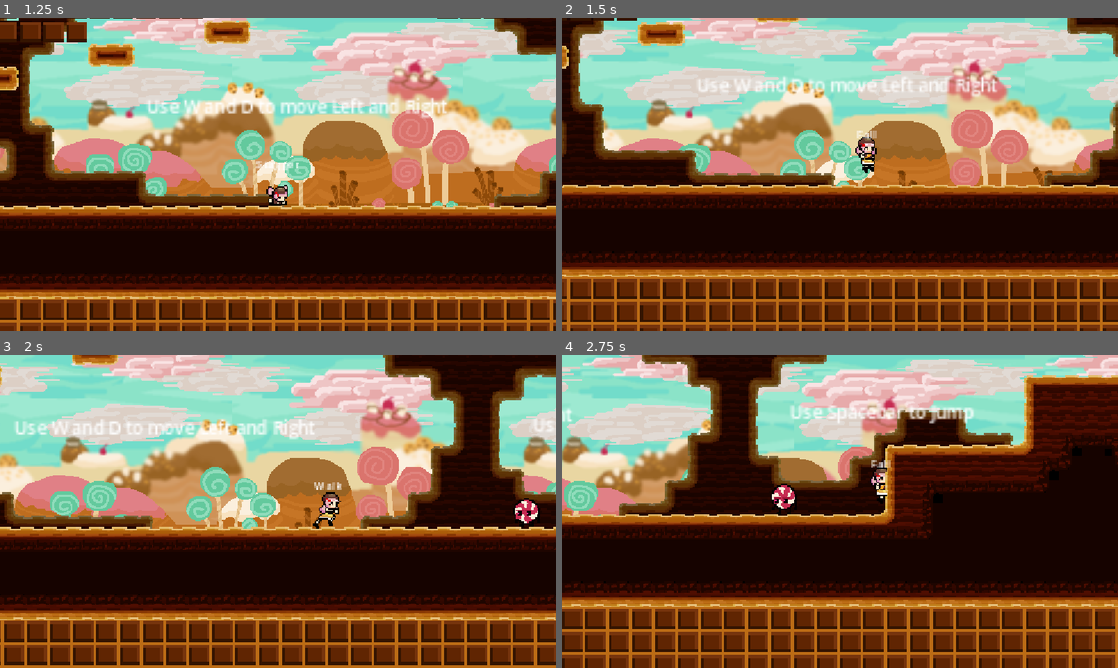
Above: before the commit, frames 1-4 (two rows, left to right).
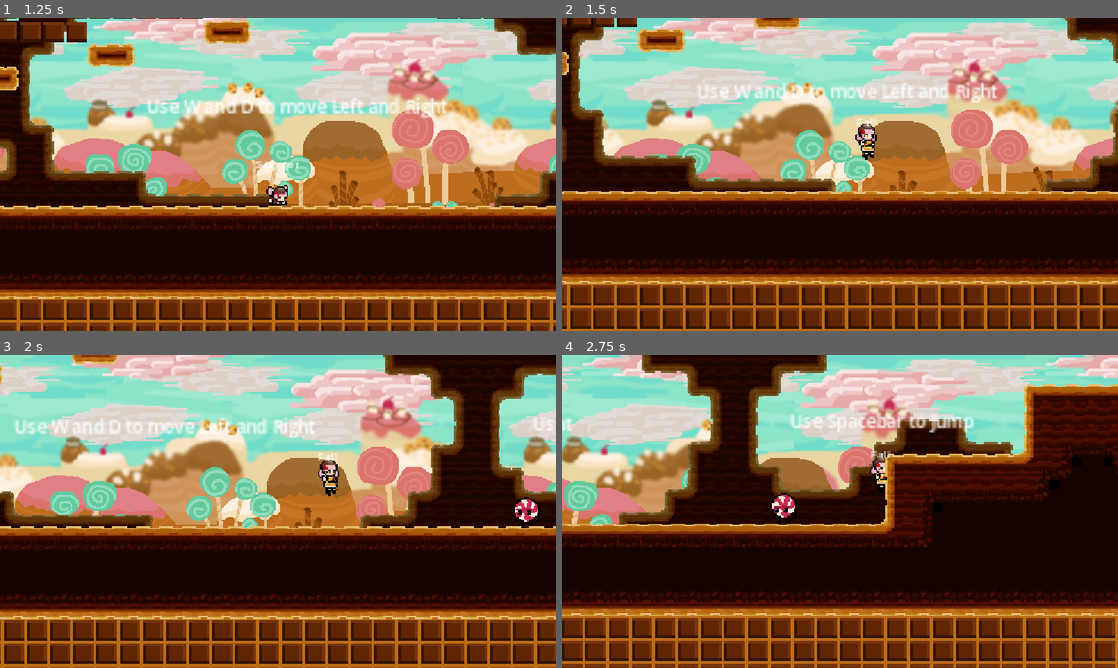
Above: after the commit, the same moments.

Repository: zowlorin/kuki-game
Game: Godot game, scene res://menus/main_menu.tscn
The game is run twice, just before and just after one commit, with the same random seed, the same clock (stepped at 60 frames per second) and the same inputs.
Inputs (mouse positions are in pixels of both pictures, inside the frame that each line leads up to):
- Up to frame 1 (1.25 s): click "play" at 0.5 s
- Up to frame 2 (1.5 s): move the mouse to (962, 158) at 1.27 s; hold D (move_right) from 1.28 s (still down); tap Space (move_jump) at 1.35 s; click (962, 158) at 1.42 s
- Up to frame 3 (2 s): keep holding D (move_right); tap Space (move_jump) at 1.52, 1.82 s
- Up to frame 4 (2.75 s): keep holding D (move_right); move the mouse to (728, 527) at 2.02 s; tap Shift (dash) at 2.1 s; tap Space (move_jump) at 2.27, 2.3, 2.57 s

Frame 1 is identical in both runs. In frame 2, 25% of the frame differs, in the area x 0-100%, y 0-100%; in frame 3, 8.3%; in frame 4, 30%.

Commit message:
fixed endless jump

Diff:
--- a/states/player_states/stagger_state.gd
+++ b/states/player_states/stagger_state.gd
@@ -2,7 +2,7 @@
 
 class_name PlayerStagger
 
-@export var jump_delay: float = 0.2
+@export var jump_delay: float = 0.1
 
 @onready var player: CharacterBody2D = owner
 @onready var state_machine: StateMachine = get_parent()
@@ -11,10 +11,10 @@
 @onready var is_jump : bool = false
 
 func enter() -> void:
+	is_jump = Input.is_action_just_pressed("move_jump")
 	sprite.play("stagger")
-	if Input.is_action_just_pressed("move_jump"):
+	if is_jump:
 		sprite.play("stagger", -(1/jump_delay), true)
-		is_jump = true
 
 	if !(sprite.animation_finished.is_connected(switch_state)):
 		print("connected")
@@ -31,7 +31,6 @@
 	sprite.flip_h = player.prev_direction < 0
 
 func switch_state() -> void:
-	print(is_jump)
 	if is_jump:
 		state_machine.transition_to("Jump")
 	else:
